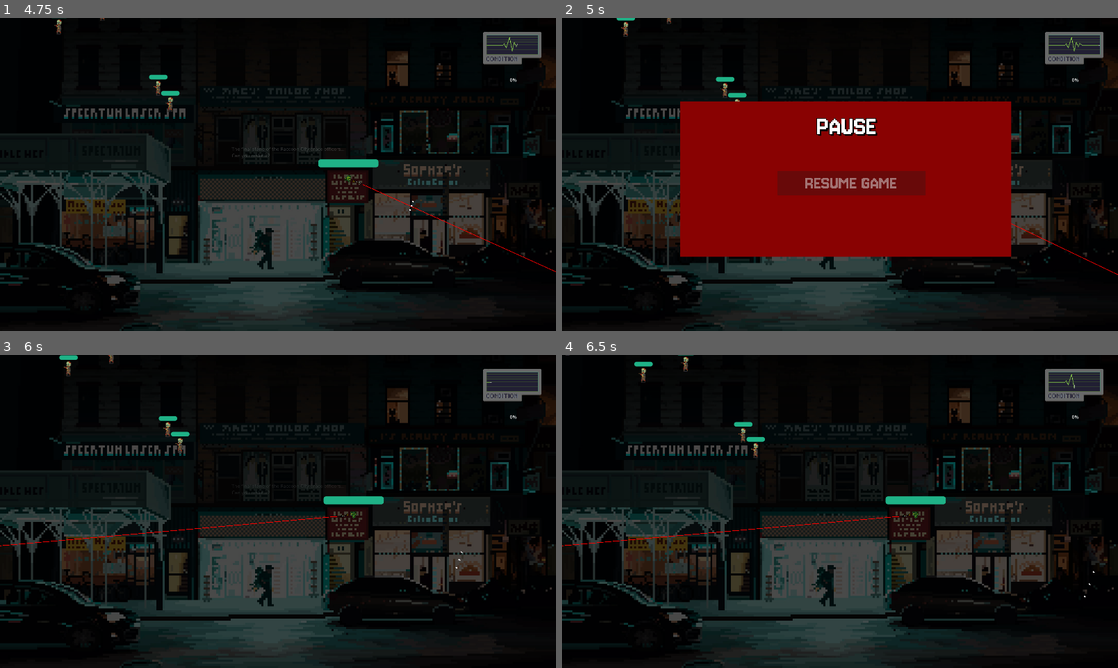
Above: before the commit, frames 1-4 (two rows, left to right).
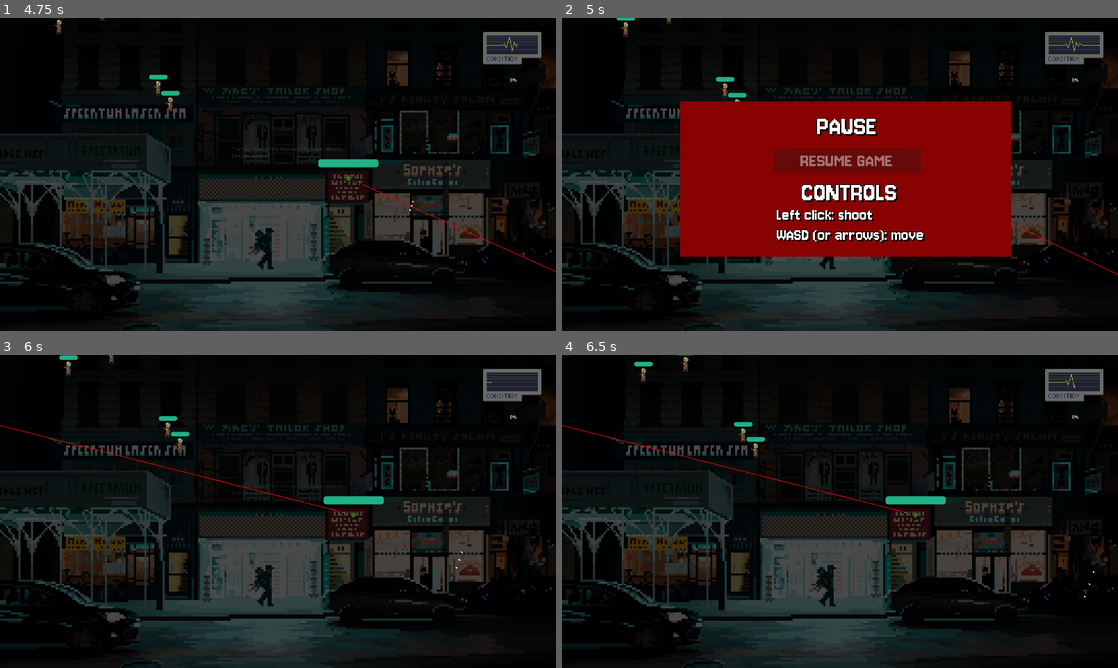
Above: after the commit, the same moments.

Repository: blacksagres/streets-of-evil
Game: Godot game, scene res://world.tscn
The game is run twice, just before and just after one commit, with the same random seed, the same clock (stepped at 60 frames per second) and the same inputs.
Inputs (mouse positions are in pixels of both pictures, inside the frame that each line leads up to):
- Up to frame 1 (4.75 s): click "NEW GAME" at 0.5 s; tap Enter (ui_accept) at 1.25, 1.52, 2.27, 3.77, 4.52 s; move the mouse to (400, 158) at 1.27 s; hold Space (shoot) 1.28-2.03 s; hold Right (move_right) 1.28-2.78 s; move the mouse to (166, 190) at 2.02 s; tap Space (shoot) at 2.1, 3.6 s; move the mouse to (333, 105) at 2.77 s; hold Left (move_left) 2.78-3.53 s; hold Space (shoot) 2.78-3.53 s; move the mouse to (250, 237) at 3.52 s; hold Right (move_right) from 3.53 s (still down); move the mouse to (444, 221) at 4.27 s; hold Space (shoot) from 4.28 s (still down)
- Up to frame 2 (5 s): keep holding Right (move_right); keep holding Space (shoot); tap Escape (pause) at 4.9 s
- Up to frame 3 (6 s): move the mouse to (111, 464) at 5.02 s; release Right (move_right) at 5.03 s; release Space (shoot) at 5.03 s; hold Left (move_left) 5.03-5.75 s; tap Space (shoot) at 5.1 s; tap Enter (ui_accept) at 5.27 s; click "RESUME GAME" at 5.75 s
- Up to frame 4 (6.5 s): no input

Frame 1 is identical in both runs. In frame 2, 5.3% of the frame differs, in the area x 37-66%, y 41-72%; in frame 3, 0.3%; in frame 4, 0.3%.

Commit message:
feat: add controls explanation to pause menu

Diff:
--- a/components/menus/pause_menu.tscn
+++ b/components/menus/pause_menu.tscn
@@ -1,19 +1,19 @@
-[gd_scene load_steps=4 format=3 uid="uid://ku0umq8lpd4n"]
+[gd_scene format=3 uid="uid://ku0umq8lpd4n"]
 
 [ext_resource type="Script" uid="uid://dx2ilu4igovfo" path="res://pause_menu.gd" id="1_r61go"]
 [ext_resource type="FontFile" uid="uid://bm80lk671tqyh" path="res://assets/fonts/Jersey10-Regular.ttf" id="2_u38jr"]
 [ext_resource type="PackedScene" uid="uid://b1c2wocuhgwfo" path="res://components/menus/components/resume_game_button.tscn" id="3_p2qrp"]
 
-[node name="PauseMenu" type="Node2D"]
+[node name="PauseMenu" type="Node2D" unique_id=906735443]
 process_mode = 2
 script = ExtResource("1_r61go")
 
-[node name="ColorRect" type="ColorRect" parent="."]
+[node name="Background" type="ColorRect" parent="." unique_id=547648353]
 offset_right = 1143.0
 offset_bottom = 536.0
 color = Color(0.541176, 0.0117647, 0.0117647, 1)
 
-[node name="Label" type="Label" parent="."]
+[node name="PauseLabel" type="Label" parent="." unique_id=1554508974]
 offset_left = 472.0
 offset_top = 32.0
 offset_right = 681.0
@@ -27,5 +27,34 @@
 theme_override_font_sizes/font_size = 100
 text = "PAUSE"
 
-[node name="ResumeGameButton" parent="." instance=ExtResource("3_p2qrp")]
-position = Vector2(336, 240)
+[node name="ControlsLabel" type="Label" parent="." unique_id=1724400219]
+offset_left = 419.0
+offset_top = 260.0
+offset_right = 751.0
+offset_bottom = 368.0
+theme_override_colors/font_shadow_color = Color(0, 0, 0, 1)
+theme_override_colors/font_outline_color = Color(0, 0, 0, 1)
+theme_override_constants/shadow_offset_x = 5
+theme_override_constants/shadow_offset_y = 5
+theme_override_constants/outline_size = 5
+theme_override_fonts/font = ExtResource("2_u38jr")
+theme_override_font_sizes/font_size = 100
+text = "CONTROLS"
+
+[node name="ControlsExplanation" type="Label" parent="." unique_id=1703001320]
+offset_left = 333.0
+offset_top = 359.0
+offset_right = 841.0
+offset_bottom = 494.0
+theme_override_colors/font_shadow_color = Color(0, 0, 0, 1)
+theme_override_colors/font_outline_color = Color(0, 0, 0, 1)
+theme_override_constants/shadow_offset_x = 5
+theme_override_constants/shadow_offset_y = 5
+theme_override_constants/outline_size = 5
+theme_override_fonts/font = ExtResource("2_u38jr")
+theme_override_font_sizes/font_size = 60
+text = "Left click: shoot
+WASD (or arrows): move"
+
+[node name="ResumeGameButton" parent="." unique_id=1006308229 instance=ExtResource("3_p2qrp")]
+position = Vector2(320, 163)
--- a/pause_menu.gd
+++ b/pause_menu.gd
@@ -6,7 +6,7 @@
 func _ready() -> void:
 	self.z_index = -GameConstants.MENU_Z_INDEX
 	self.visible = false
-	$ColorRect.color = GameConstants.BLOOD_RED
+	$Background.color = GameConstants.BLOOD_RED
 	$ResumeGameButton.on_click = _on_resume_game_click
 
 
